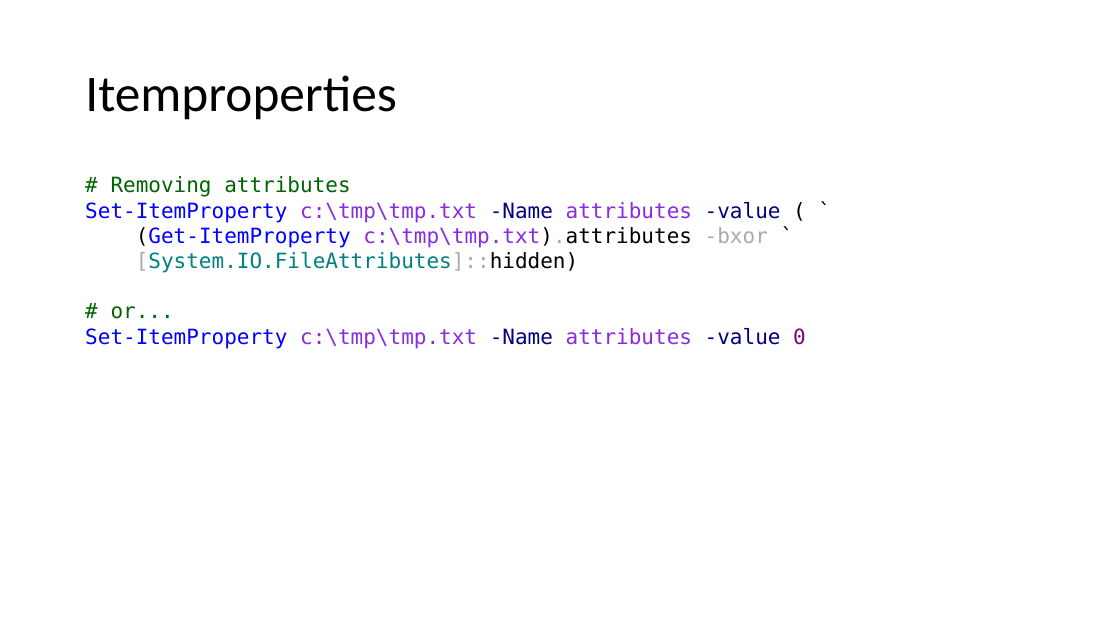
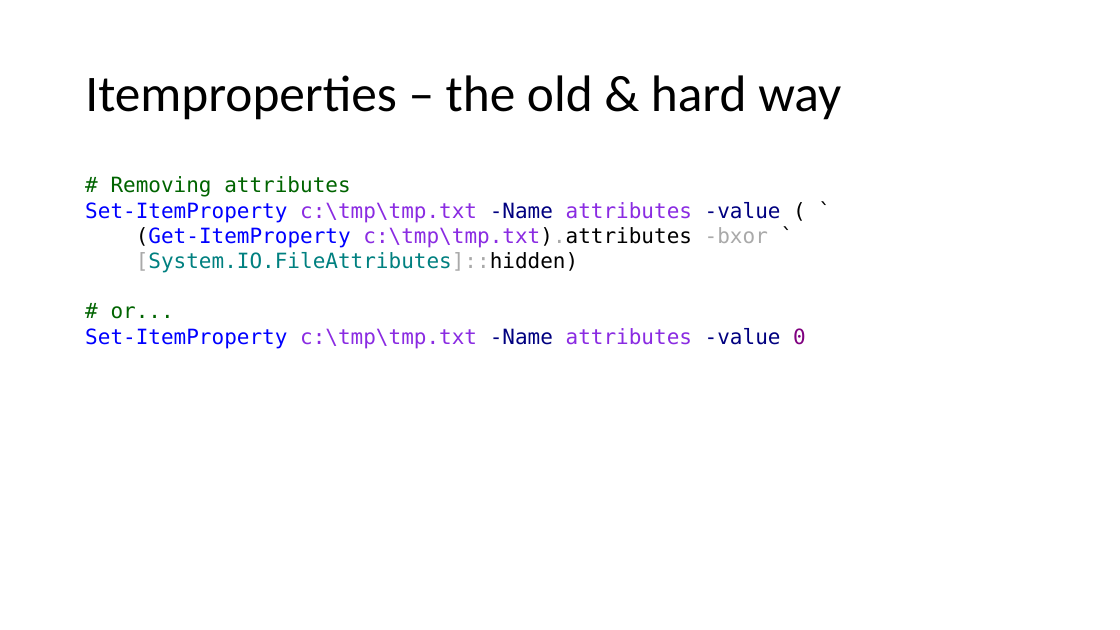
Before and after one commit to mjochen/PS-Technologies, a slide deck: slide 15 of The_navigation_model/The navigation model.pptx. Drawn at 1120x630 pixels with LibreOffice and Linux fonts; fonts in the diff are those of the drawing. Boxes give left, top, right and bottom in pixels: in the first picture for what was removed or moved away, otherwise in the second. Text is boxed around its words. In the diff, an @@ line names an element or a change of style, - is before the commit and + after.

Commit message:
Edited itemproperties section

```diff
--- a/The_navigation_model/The navigation model.pptx
+++ b/The_navigation_model/The navigation model.pptx
@@ title at bbox=[85, 75, 841, 120]: text changed @@
-Itemproperties
+Itemproperties – the old & hard way
```
Also in this commit, not shown: 1 other slide changed, 1 slide added.
